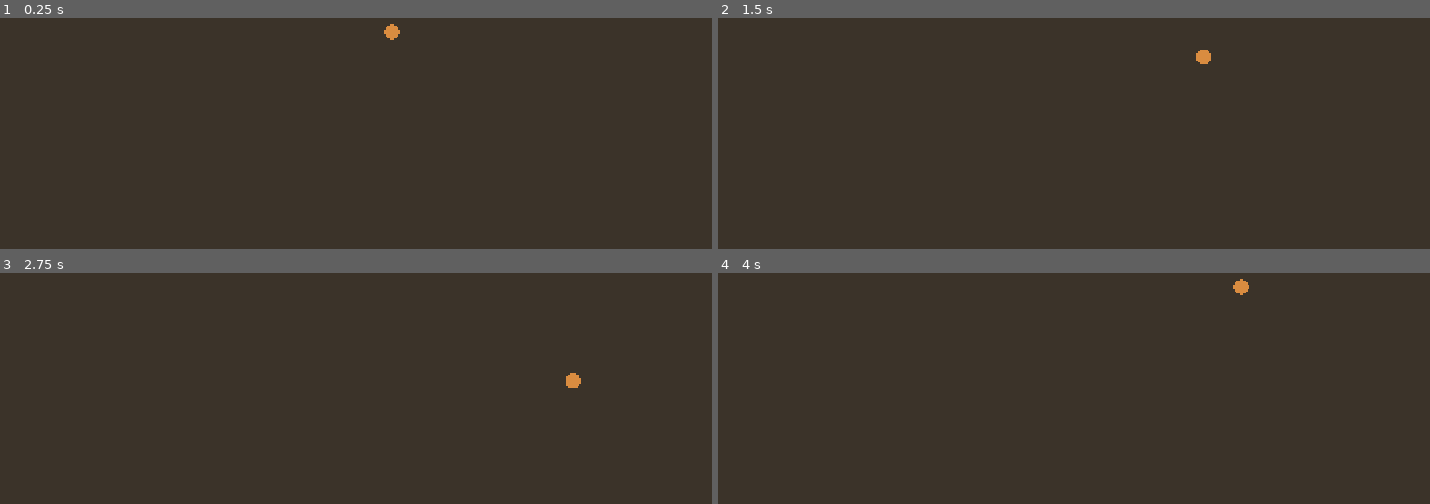
Above: before the commit, frames 1-4 (two rows, left to right).
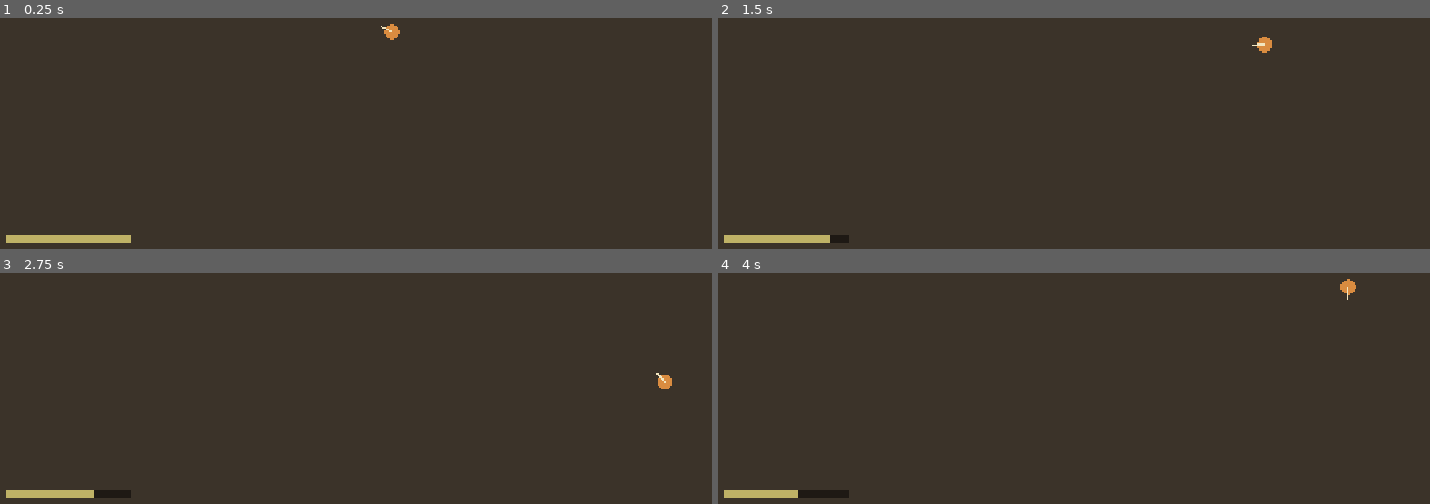
Above: after the commit, the same moments.

Repository: behrjoydroid/shell-shocked
Game: Godot game, scene res://world/main.tscn
The game is run twice, just before and just after one commit, with the same random seed, the same clock (stepped at 60 frames per second) and the same inputs.
Inputs (mouse positions are in pixels of both pictures, inside the frame that each line leads up to):
- Up to frame 1 (0.25 s): no input
- Up to frame 2 (1.5 s): tap Enter at 0.5 s; move the mouse to (outside the picture) at 0.52 s; hold D (move_right) 0.53-1.28 s; hold Shift (sprint, bound only after the commit) 0.53-1.28 s; move the mouse to (952, 54) at 1.27 s; hold S (move_down) from 1.28 s (still down); tap Shift (sprint, bound only after the commit) at 1.35 s
- Up to frame 3 (2.75 s): move the mouse to (outside the picture) at 2.02 s; release S (move_down) at 2.03 s; hold D (move_right) from 2.03 s (still down); hold Shift (sprint, bound only after the commit) from 2.03 s (still down)
- Up to frame 4 (4 s): move the mouse to (1066, 376) at 2.77 s; release D (move_right) at 2.78 s; release Shift (sprint, bound only after the commit) at 2.78 s; hold W (move_up) 2.78-3.53 s; tap Shift (sprint, bound only after the commit) at 2.85 s; move the mouse to (1351, 353) at 3.52 s; hold A (move_left) from 3.53 s (still down); hold Shift (sprint, bound only after the commit) from 3.53 s (still down)

The runs differ from the first frame. In frame 1, 0.6% of the frame differs, in the area x 0-56%, y 3-98%; in frame 2, 0.8%, in the area x 0-78%, y 8-98%; in frame 3, 0.8%; in frame 4, 0.8%.

Commit message:
Add twin-stick move and aim, sprint, stamina and a stamina bar
M1 item 1. Moving and aiming are independent, on WASD or arrows and the
mouse, or on both gamepad sticks. Shift or a stick click sprints. Running
out of stamina locks sprinting until it recovers, so holding the key at
empty can't flicker. Tuning is in data/soldier.json.

Co-Authored-By: Claude Opus 5.5 <noreply@anthropic.com>

Diff:
--- /dev/null
+++ b/data/soldier.json
@@ -0,0 +1,10 @@
+{
+	"walk_speed": 200.0,
+	"sprint_speed": 320.0,
+	"acceleration": 1600.0,
+	"stamina_max": 100.0,
+	"stamina_drain_per_sec": 20.0,
+	"stamina_regen_per_sec": 14.0,
+	"stamina_regen_delay": 0.8,
+	"stamina_recover_at": 25.0
+}
--- a/project.godot
+++ b/project.godot
@@ -23,27 +23,57 @@
 [input]
 
 move_left={
-"deadzone": 0.5,
+"deadzone": 0.2,
 "events": [Object(InputEventKey,"resource_local_to_scene":false,"resource_name":"","device":-1,"window_id":0,"alt_press …(190 unchanged characters)…
 , Object(InputEventKey,"resource_local_to_scene":false,"resource_name":"","device":-1,"window_id":0,"alt_pressed":false …(186 unchanged characters)…
+, Object(InputEventJoypadMotion,"resource_local_to_scene":false,"resource_name":"","device":-1,"axis":0,"axis_value":-1.0,"script":null)
 ]
 }
 move_right={
-"deadzone": 0.5,
+"deadzone": 0.2,
 "events": [Object(InputEventKey,"resource_local_to_scene":false,"resource_name":"","device":-1,"window_id":0,"alt_press …(190 unchanged characters)…
 , Object(InputEventKey,"resource_local_to_scene":false,"resource_name":"","device":-1,"window_id":0,"alt_pressed":false …(186 unchanged characters)…
+, Object(InputEventJoypadMotion,"resource_local_to_scene":false,"resource_name":"","device":-1,"axis":0,"axis_value":1.0,"script":null)
 ]
 }
 move_up={
-"deadzone": 0.5,
+"deadzone": 0.2,
 "events": [Object(InputEventKey,"resource_local_to_scene":false,"resource_name":"","device":-1,"window_id":0,"alt_press …(190 unchanged characters)…
 , Object(InputEventKey,"resource_local_to_scene":false,"resource_name":"","device":-1,"window_id":0,"alt_pressed":false …(186 unchanged characters)…
+, Object(InputEventJoypadMotion,"resource_local_to_scene":false,"resource_name":"","device":-1,"axis":1,"axis_value":-1.0,"script":null)
 ]
 }
 move_down={
-"deadzone": 0.5,
+"deadzone": 0.2,
 "events": [Object(InputEventKey,"resource_local_to_scene":false,"resource_name":"","device":-1,"window_id":0,"alt_press …(190 unchanged characters)…
 , Object(InputEventKey,"resource_local_to_scene":false,"resource_name":"","device":-1,"window_id":0,"alt_pressed":false …(186 unchanged characters)…
+, Object(InputEventJoypadMotion,"resource_local_to_scene":false,"resource_name":"","device":-1,"axis":1,"axis_value":1.0,"script":null)
+]
+}
+aim_left={
+"deadzone": 0.3,
+"events": [Object(InputEventJoypadMotion,"resource_local_to_scene":false,"resource_name":"","device":-1,"axis":2,"axis_value":-1.0,"script":null)
+]
+}
+aim_right={
+"deadzone": 0.3,
+"events": [Object(InputEventJoypadMotion,"resource_local_to_scene":false,"resource_name":"","device":-1,"axis":2,"axis_value":1.0,"script":null)
+]
+}
+aim_up={
+"deadzone": 0.3,
+"events": [Object(InputEventJoypadMotion,"resource_local_to_scene":false,"resource_name":"","device":-1,"axis":3,"axis_value":-1.0,"script":null)
+]
+}
+aim_down={
+"deadzone": 0.3,
+"events": [Object(InputEventJoypadMotion,"resource_local_to_scene":false,"resource_name":"","device":-1,"axis":3,"axis_value":1.0,"script":null)
+]
+}
+sprint={
+"deadzone": 0.5,
+"events": [Object(InputEventKey,"resource_local_to_scene":false,"resource_name":"","device":-1,"window_id":0,"alt_pressed":false,"shift_pressed":false,"ctrl_pressed":false,"meta_pressed":false,"pressed":false,"keycode":0,"physical_keycode":4194325,"key_label":0,"unicode":0,"location":0,"echo":false,"script":null)
+, Object(InputEventJoypadButton,"resource_local_to_scene":false,"resource_name":"","device":-1,"button_index":7,"pressure":0.0,"pressed":false,"script":null)
 ]
 }
 
--- /dev/null
+++ b/ui/hud/hud.gd
@@ -0,0 +1,21 @@
+# Placeholder HUD: just a stamina bar for now.
+extends CanvasLayer
+
+const STAMINA_COLOR := Color(0.75, 0.7, 0.4)
+const EXHAUSTED_COLOR := Color(0.7, 0.25, 0.2)
+
+@export var soldier: CharacterBody2D
+
+@onready var _back: ColorRect = $StaminaBack
+@onready var _fill: ColorRect = $StaminaBack/StaminaFill
+
+
+func _ready() -> void:
+	# A broken data/soldier.json leaves stamina_max at 0. Dividing by it here would
+	# log an error every frame and bury the one that names the bad file.
+	set_process(soldier.stamina_max > 0.0)
+
+
+func _process(_delta: float) -> void:
+	_fill.size.x = _back.size.x * soldier.stamina / soldier.stamina_max
+	_fill.color = EXHAUSTED_COLOR if soldier.exhausted else STAMINA_COLOR
--- /dev/null
+++ b/ui/hud/hud.tscn
@@ -0,0 +1,19 @@
+[gd_scene load_steps=2 format=3]
+
+[ext_resource type="Script" path="res://ui/hud/hud.gd" id="1_hud"]
+
+[node name="Hud" type="CanvasLayer"]
+script = ExtResource("1_hud")
+
+[node name="StaminaBack" type="ColorRect" parent="."]
+offset_left = 24.0
+offset_top = 684.0
+offset_right = 224.0
+offset_bottom = 696.0
+mouse_filter = 2
+color = Color(0.12, 0.1, 0.08, 1)
+
+[node name="StaminaFill" type="ColorRect" parent="StaminaBack"]
+offset_right = 200.0
+offset_bottom = 12.0
+mouse_filter = 2
--- a/world/main.tscn
+++ b/world/main.tscn
@@ -1,8 +1,12 @@
-[gd_scene load_steps=2 format=3]
+[gd_scene load_steps=3 format=3]
 
 [ext_resource type="PackedScene" path="res://world/soldier/soldier.tscn" id="1_soldier"]
+[ext_resource type="PackedScene" path="res://ui/hud/hud.tscn" id="2_hud"]
 
 [node name="Main" type="Node2D"]
 
 [node name="Soldier" parent="." instance=ExtResource("1_soldier")]
 position = Vector2(640, 360)
+
+[node name="Hud" parent="." node_paths=PackedStringArray("soldier") instance=ExtResource("2_hud")]
+soldier = NodePath("../Soldier")
--- a/world/soldier/soldier.gd
+++ b/world/soldier/soldier.gd
@@ -1,19 +1,85 @@
-# Placeholder player: a circle that walks. M1 grows this into the real soldier.
+# Placeholder player: a circle with a facing line. Moves and aims independently.
+# Tuning lives in data/soldier.json.
 extends CharacterBody2D
 
+const STATS_PATH := "res://data/soldier.json"
 const RADIUS := 12.0
 const COLOR := Color(0.85, 0.55, 0.25)
+const FACING_COLOR := Color(0.95, 0.9, 0.75)
 
-@export var speed := 200.0
+var stamina: float
+var stamina_max: float
+# Set when stamina runs out, and blocks sprinting until it recovers. Without this,
+# holding sprint at empty would flicker between sprinting and walking every frame.
+var exhausted := false
+
+var _walk_speed: float
+var _sprint_speed: float
+var _acceleration: float
+var _stamina_drain: float
+var _stamina_regen: float
+var _stamina_regen_delay: float
+var _stamina_recover_at: float
+var _regen_wait := 0.0
+var _aiming_with_stick := false
 
 
-func _physics_process(_delta: float) -> void:
-	velocity = Input.get_vector("move_left", "move_right", "move_up", "move_down") * speed
+func _ready() -> void:
+	var stats: Dictionary = (load(STATS_PATH) as JSON).data
+	_walk_speed = stats.walk_speed
+	_sprint_speed = stats.sprint_speed
+	_acceleration = stats.acceleration
+	stamina_max = stats.stamina_max
+	_stamina_drain = stats.stamina_drain_per_sec
+	_stamina_regen = stats.stamina_regen_per_sec
+	_stamina_regen_delay = stats.stamina_regen_delay
+	_stamina_recover_at = stats.stamina_recover_at
+	stamina = stamina_max
+
+
+func _input(event: InputEvent) -> void:
+	if event is InputEventMouseMotion:
+		_aiming_with_stick = false
+
+
+func _physics_process(delta: float) -> void:
+	_update_aim()
+	var move := Input.get_vector("move_left", "move_right", "move_up", "move_down")
+	var sprinting := Input.is_action_pressed("sprint") and move != Vector2.ZERO and not exhausted
+	var target := move * (_sprint_speed if sprinting else _walk_speed)
+	velocity = velocity.move_toward(target, _acceleration * delta)
 	move_and_slide()
 	# No camera yet, so stay on screen.
 	var margin := Vector2.ONE * RADIUS
 	position = position.clamp(margin, get_viewport_rect().size - margin)
+	_update_stamina(delta, sprinting)
+
+
+# The right stick takes over aiming while it's held and keeps its last direction
+# when released. Moving the mouse hands aiming back to the mouse.
+func _update_aim() -> void:
+	var stick := Input.get_vector("aim_left", "aim_right", "aim_up", "aim_down")
+	if stick != Vector2.ZERO:
+		_aiming_with_stick = true
+		rotation = stick.angle()
+	elif not _aiming_with_stick:
+		look_at(get_global_mouse_position())
+
+
+func _update_stamina(delta: float, sprinting: bool) -> void:
+	if sprinting:
+		stamina = maxf(stamina - _stamina_drain * delta, 0.0)
+		_regen_wait = _stamina_regen_delay
+		if stamina == 0.0:
+			exhausted = true
+		return
+	_regen_wait = maxf(_regen_wait - delta, 0.0)
+	if _regen_wait == 0.0:
+		stamina = minf(stamina + _stamina_regen * delta, stamina_max)
+		if stamina >= _stamina_recover_at:
+			exhausted = false
 
 
 func _draw() -> void:
 	draw_circle(Vector2.ZERO, RADIUS, COLOR)
+	draw_line(Vector2.ZERO, Vector2(RADIUS + 8.0, 0.0), FACING_COLOR, 3.0)
Not shown, added: ui/hud/hud.gd.uid
Not shown, changed: CLAUDE.md
Not shown, changed: LOG.md
Not shown, changed: MILESTONES.md
